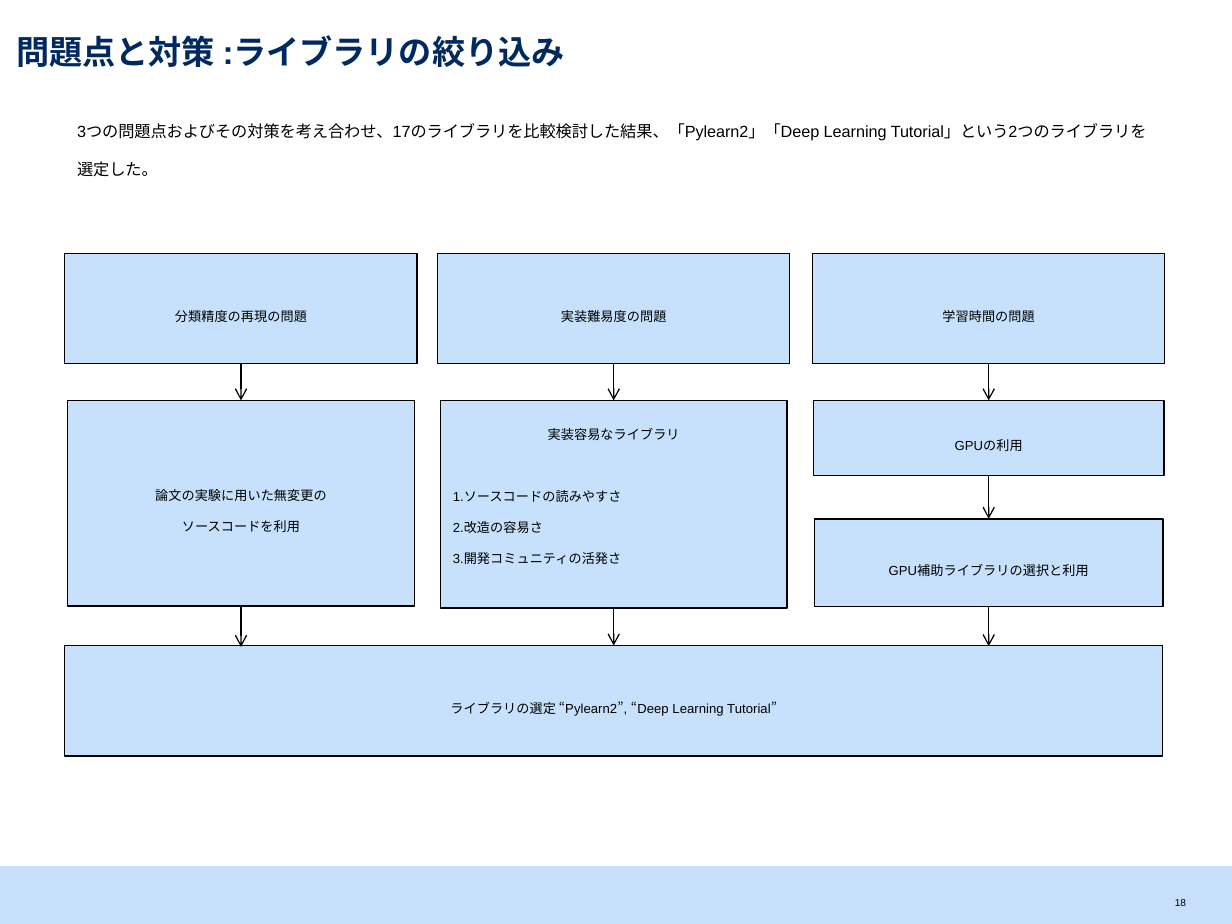
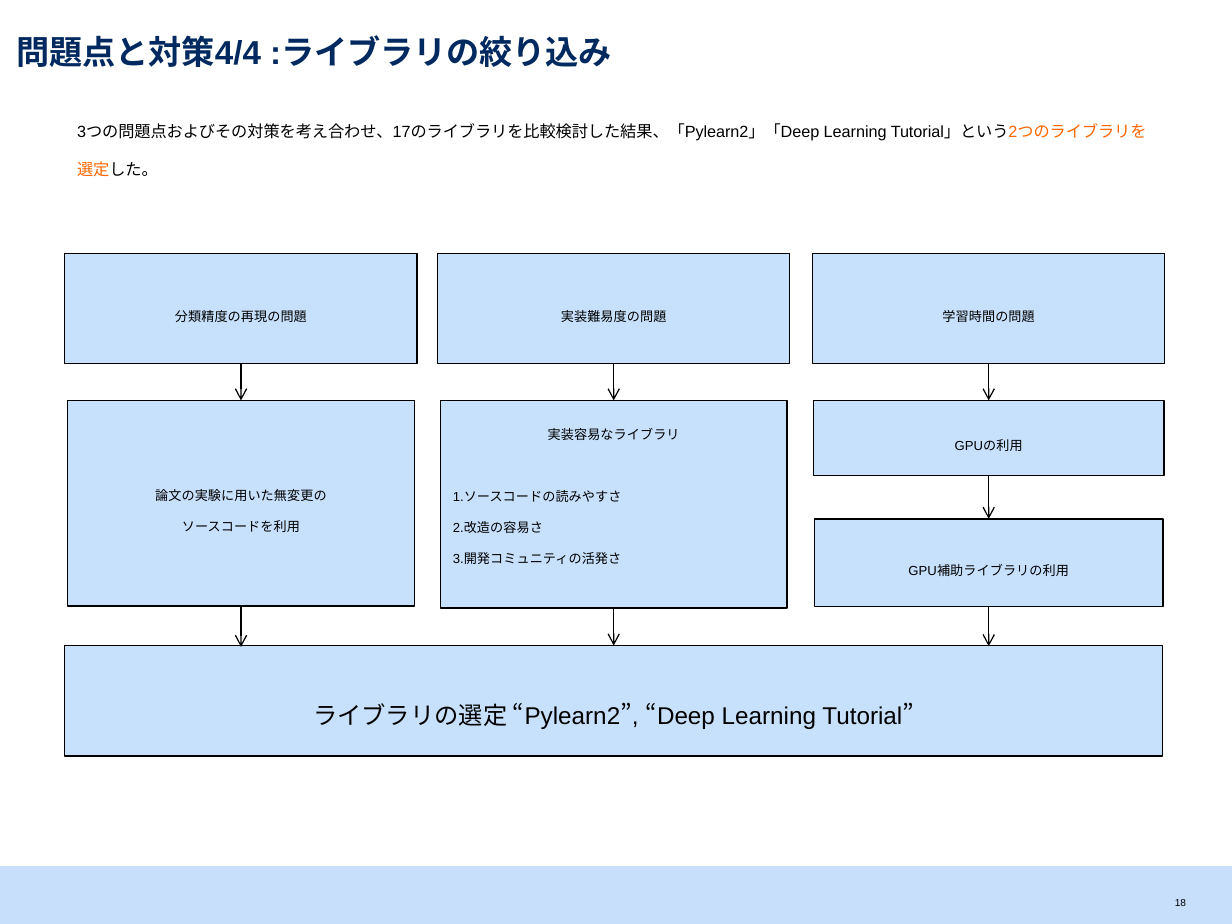
Before and after one commit to srtk/sotsuron, a slide deck: slide 19 of doc/sotsuron_defense/bd.pptx. Drawn at 1232x924 pixels with LibreOffice and Linux fonts; fonts in the diff are those of the drawing. Boxes give left, top, right and bottom in pixels: in the first picture for what was removed or moved away, otherwise in the second. Text is boxed around its words. In the diff, an @@ line names an element or a change of style, - is before the commit and + after.

```diff
--- a/doc/sotsuron_defense/bd.pptx
+++ b/doc/sotsuron_defense/bd.pptx
@@ title at <box>16,35,612,67</box>: text changed @@
-問題点と対策 :ライブラリの絞り込み
+問題点と対策4/4 :ライブラリの絞り込み
@@ text "3つの問題点およびその対策を考え合わせ、17のライブラリを比較検討した結果、「Pylearn2」「Deep Learni ..." at <box>77,124,1147,176</box>: text colour #000000 to #FF6600 in "Tutorial」という2つのライブラリを選定した。" @@
@@ text in rectangle at <box>908,565,1069,576</box>: text changed @@
-GPU補助ライブラリの選択と利用
+GPU補助ライブラリの利用
@@ rectangle "ライブラリの選定 “Pylearn2”, “Deep Learning Tutorial”" at <box>65,646,1163,757</box>: size 13 to 24 pt @@
```
Also in this commit, not shown: 13 other slides changed, 4 other files.
